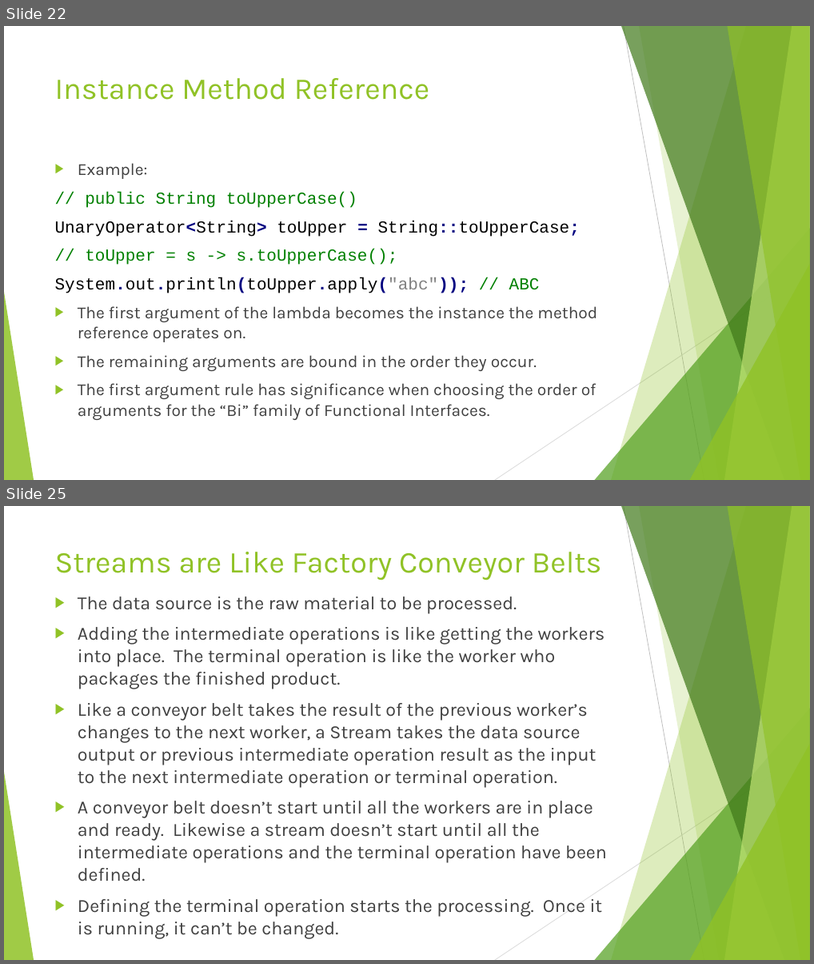
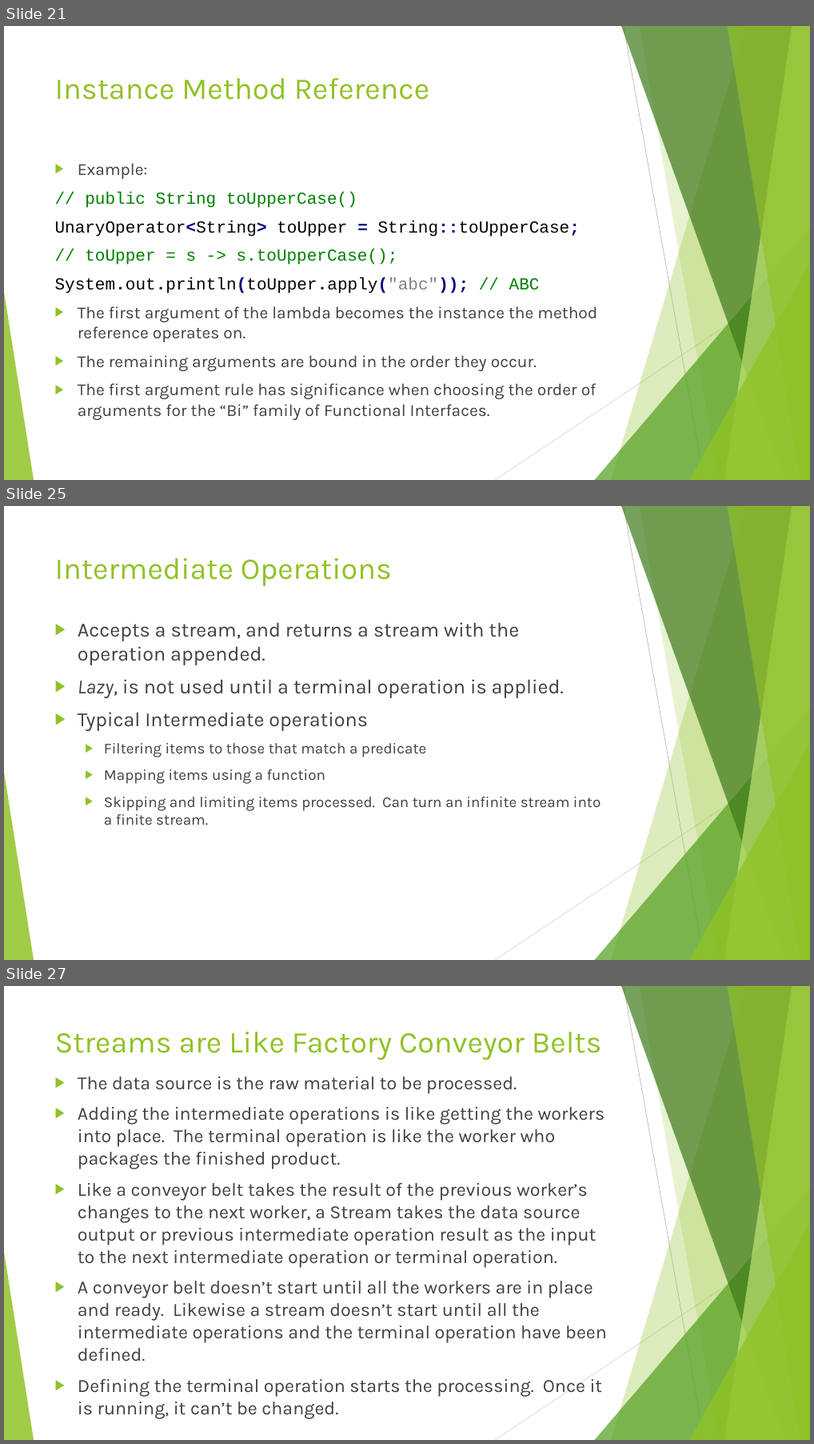
Before and after one commit to RichardRoda/2017-CodePaLOUsa-Lambda, a slide deck: Learning to Love the Lambda in the Stream.pptx. Shown one above the other, each under a label of ours: slides 22 and 25 before the commit, slides 21, 25 and 27 after it; the slides between them are not shown. The pictures are 814x964 and 814x1444 pixels, drawn with LibreOffice and Linux fonts; fonts in the diff are those of the drawing. Boxes give left, top, right and bottom in pixels: in the first picture for what was removed or moved away, otherwise in the second. Text is boxed around its words. In the diff, an @@ line names an element or a change of style, - is before the commit and + after.

```diff
--- a/Learning to Love the Lambda in the Stream.pptx
+++ b/Learning to Love the Lambda in the Stream.pptx
@@ slide 25 added at (4, 506, 810, 960), background #FFFFFF; not listed: 10 template elements that a slide beside it also shows @@
@@ title added at (55, 558, 392, 586), 36 pt, text #90C226 @@
+Intermediate Operations
@@ text added at (78, 622, 601, 824), 18 pt, text #404040 @@
+▶ Accepts a stream, and returns a stream with the operation appended.
+▶ Lazy, is not used until a terminal operation is applied.
+▶ Typical Intermediate operations
+  ▶ Filtering items to those that match a predicate
+  ▶ Mapping items using a function
+  ▶ Skipping and limiting items processed. Can turn an infinite stream into a finite stream.
@@ what was slide 22 is now slide 21 @@
@@ what was slide 25 is now slide 27 @@
```
Also in this commit, not shown: 13 slides changed, 2 other slides added, 1 slide removed, 1 other file.
